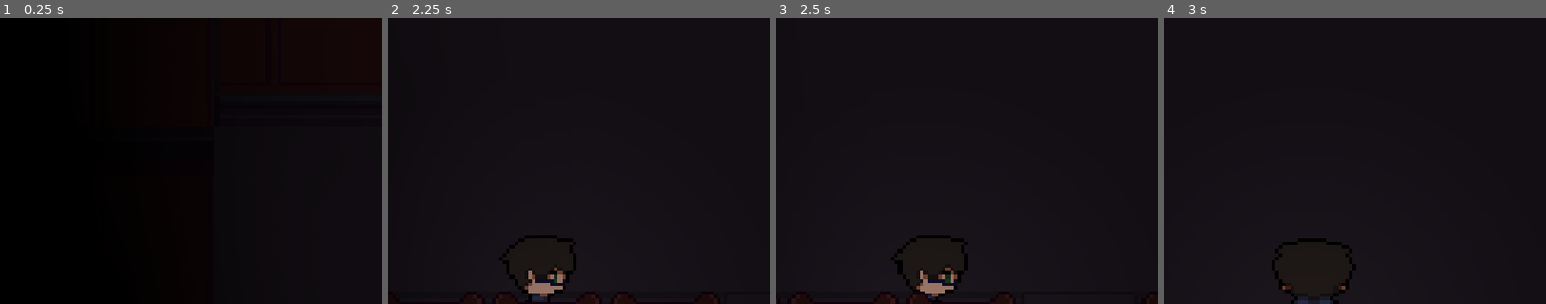
Above: before the commit, frames 1-4 (left to right).
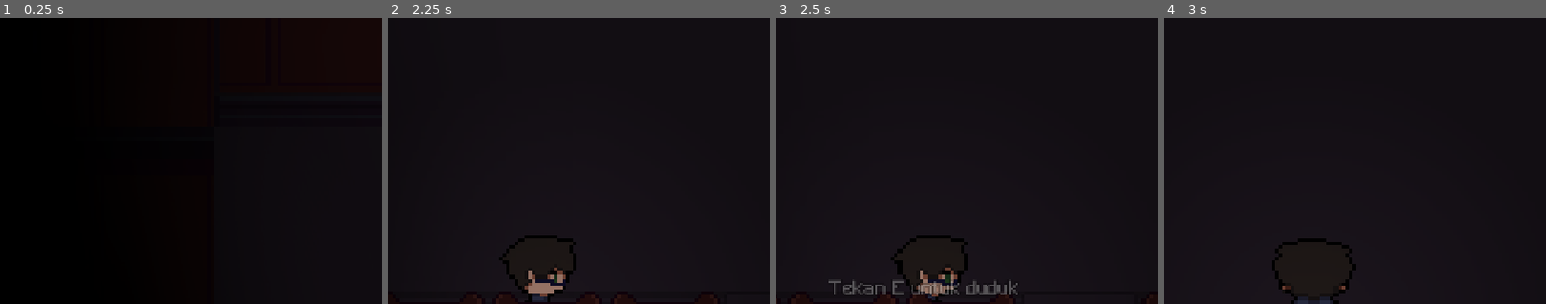
Above: after the commit, the same moments.

Repository: ameegalluvia/Undergo-GIMJAM-WALUH
Game: Godot game, scene res://Scene/ruangan/studio/studio_2_bioskop.tscn
The game is run twice, just before and just after one commit, with the same random seed, the same clock (stepped at 60 frames per second) and the same inputs. This scene is started directly instead of the project's main scene. Sound files missing from this copy of the repository are replaced by a short silence.
Inputs (mouse positions are % of the whole screen's width and height, from its top left):
- Up to frame 1 (0.25 s): no input
- Up to frame 2 (2.25 s): tap Enter (ui_accept) at 0.5, 0.77, 1.52 s; move the mouse to (72, 45) at 0.52 s; hold D (move_right) 0.53-1.28 s; hold E (interaksi) 0.53-1.28 s; click (72, 45) at 0.67 s; move the mouse to (30, 55) at 1.27 s; hold S (move_down) 1.28-2.03 s; tap F (pakai_item) at 1.35 s; move the mouse to (60, 28) at 2.02 s; hold D (move_right) from 2.03 s (still down); tap 1 at 2.1 s
- Up to frame 3 (2.5 s): keep holding D (move_right)
- Up to frame 4 (3 s): move the mouse to (45, 70) at 2.77 s; release D (move_right) at 2.78 s; hold W (move_up) from 2.78 s (still down); tap 2 at 2.85 s; click (45, 70) at 2.92 s
The pictures show only the part of the screen within x 31-81%, y 2-52%; the shares and areas given below are measured in that part.

Frames 1-2 are identical in both runs. In frame 3, 0.9% of the frame differs, in the area x 13-64%, y 91-97%; in frame 4, nothing differs.

Commit message:
Feat(Act1-memori1)

Diff:
--- a/Data/Cutscene/Obathilang.tres
+++ b/Data/Cutscene/Obathilang.tres
@@ -3,23 +3,26 @@
 [ext_resource type="Script" uid="uid://co8fvnpi56sa1" path="res://Script/cutscene/dialog_line.gd" id="1_mbhs3"]
 [ext_resource type="Texture2D" uid="uid://chgp80mdnaqf4" path="res://assets/sprites/Johan/FaceSprite_Johan.png" id="2_87nxb"]
 [ext_resource type="Script" uid="uid://jaqjwslj07c8" path="res://Script/cutscene/cutscene_data.gd" id="2_v4uo1"]
+[ext_resource type="Texture2D" uid="uid://b2mp80hlirlix" path="res://assets/sprites/Johan/Johan_Takut.png" id="3_87nxb"]
 
 [sub_resource type="Resource" id="Resource_u3dlb"]
 script = ExtResource("1_mbhs3")
 teks = "Johan berhenti mendadak"
+potret = ExtResource("2_87nxb")
 metadata/_custom_type_script = "uid://co8fvnpi56sa1"
 
 [sub_resource type="Resource" id="Resource_jc486"]
 script = ExtResource("1_mbhs3")
 nama = "Johan"
 teks = "Eh, Tunggu.... Obat-obatku mana ya?"
+potret = ExtResource("3_87nxb")
 metadata/_custom_type_script = "uid://co8fvnpi56sa1"
 
 [sub_resource type="Resource" id="Resource_k71r7"]
 script = ExtResource("1_mbhs3")
 nama = "Johan"
 teks = "Celaka, aku bisa dimarahin pak tua itu kalau dia tau aku ngilangin obat-obatku. kira-kira dimana ya..."
-potret = ExtResource("2_87nxb")
+potret = ExtResource("3_87nxb")
 metadata/_custom_type_script = "uid://co8fvnpi56sa1"
 
 [resource]
--- a/Data/Cutscene/act1_part1after.tres
+++ b/Data/Cutscene/act1_part1after.tres
@@ -1,8 +1,17 @@
 [gd_resource type="Resource" script_class="CutsceneData" format=3 uid="uid://cwpqb7kvejct0"]
 
 [ext_resource type="Script" uid="uid://co8fvnpi56sa1" path="res://Script/cutscene/dialog_line.gd" id="1_4do17"]
+[ext_resource type="Texture2D" uid="uid://b2mp80hlirlix" path="res://assets/sprites/Johan/Johan_Takut.png" id="2_4c0r6"]
 [ext_resource type="Script" uid="uid://jaqjwslj07c8" path="res://Script/cutscene/cutscene_data.gd" id="2_etvoj"]
+
+[sub_resource type="Resource" id="Resource_ks60e"]
+script = ExtResource("1_4do17")
+nama = "Johan"
+teks = "Film apa ini, kok singkat? tapi rasanya sangat nyata, seakan aku masuk ke filmnya, mengganggu banget. Membuatku teringat dulu aku pernah menggambar kakak, ibu, dan pak tua itu sebelum ibu menyuruh aku untuk kembali ke kamar"
+potret = ExtResource("2_4c0r6")
+metadata/_custom_type_script = "uid://co8fvnpi56sa1"
 
 [resource]
 script = ExtResource("2_etvoj")
+dialog = Array[ExtResource("1_4do17")]([SubResource("Resource_ks60e")])
 metadata/_custom_type_script = "uid://jaqjwslj07c8"
--- a/Data/Cutscene/act1_part1bayangan.tres
+++ b/Data/Cutscene/act1_part1bayangan.tres
@@ -5,12 +5,18 @@
 [ext_resource type="Script" uid="uid://jaqjwslj07c8" path="res://Script/cutscene/cutscene_data.gd" id="2_nr85v"]
 [ext_resource type="Texture2D" uid="uid://b2mp80hlirlix" path="res://assets/sprites/Johan/Johan_Takut.png" id="3_umd3w"]
 
+[sub_resource type="Resource" id="Resource_ys0aj"]
+script = ExtResource("1_2mka6")
+teks = "......."
+aksi = "bayangan_masuk_studio"
+tunggu_aksi = true
+metadata/_custom_type_script = "uid://co8fvnpi56sa1"
+
 [sub_resource type="Resource" id="Resource_j4hre"]
 script = ExtResource("1_2mka6")
 nama = "Johan"
 teks = "Ah, Itu dia! Hey! Mas! WOEY! "
 potret = ExtResource("2_j4hre")
-aksi = "bayangan_masuk"
 metadata/_custom_type_script = "uid://co8fvnpi56sa1"
 
 [sub_resource type="Resource" id="Resource_umd3w"]
@@ -22,5 +28,5 @@
 
 [resource]
 script = ExtResource("2_nr85v")
-dialog = Array[ExtResource("1_2mka6")]([SubResource("Resource_j4hre"), SubResource("Resource_umd3w")])
+dialog = Array[ExtResource("1_2mka6")]([SubResource("Resource_ys0aj"), SubResource("Resource_j4hre"), SubResource("Resource_umd3w")])
 metadata/_custom_type_script = "uid://jaqjwslj07c8"
--- a/Data/Cutscene/memori1.tres
+++ b/Data/Cutscene/memori1.tres
@@ -53,7 +53,46 @@
 teks = "Hehe, terimakasih bu"
 metadata/_custom_type_script = "uid://co8fvnpi56sa1"
 
+[sub_resource type="Resource" id="Resource_uyg6l"]
+script = ExtResource("1_ecq1f")
+nama = "Ibu"
+teks = "Oh..."
+metadata/_custom_type_script = "uid://co8fvnpi56sa1"
+
+[sub_resource type="Resource" id="Resource_bmvf0"]
+script = ExtResource("1_ecq1f")
+nama = "Ibu"
+teks = "Sayang, kamu bisa lanjut gambarnya di kamar kamu, ngga?"
+metadata/_custom_type_script = "uid://co8fvnpi56sa1"
+
+[sub_resource type="Resource" id="Resource_1yek6"]
+script = ExtResource("1_ecq1f")
+nama = "Anak"
+teks = "Baik, ibu."
+metadata/_custom_type_script = "uid://co8fvnpi56sa1"
+
+[sub_resource type="Resource" id="Resource_2hot5"]
+script = ExtResource("1_ecq1f")
+metadata/_custom_type_script = "uid://co8fvnpi56sa1"
+
+[sub_resource type="Resource" id="Resource_edbd2"]
+script = ExtResource("1_ecq1f")
+teks = "BRAK"
+metadata/_custom_type_script = "uid://co8fvnpi56sa1"
+
+[sub_resource type="Resource" id="Resource_jtqx6"]
+script = ExtResource("1_ecq1f")
+nama = "Ibu"
+teks = "JANGAN!! Biarkan dia sendirian!!"
+metadata/_custom_type_script = "uid://co8fvnpi56sa1"
+
+[sub_resource type="Resource" id="Resource_234fc"]
+script = ExtResource("1_ecq1f")
+teks = "And now it's hard to be"
+metadata/_custom_type_script = "uid://co8fvnpi56sa1"
+
 [resource]
 script = ExtResource("4_w1uux")
-dialog = Array[ExtResource("1_ecq1f")]([SubResource("Resourc …(188 unchanged characters)… 18vob"), SubResource("Resource_la2g8"), null, null])
+dialog = Array[ExtResource("1_ecq1f")]([SubResource("Resourc …(188 unchanged characters)… 18vob"), SubResource("Resource_la2g8"), SubResource("Resource_uyg6l"), SubResource("Resource_bmvf0"), SubResource("Resource_1yek6"), SubResource("Resource_2hot5"), SubResource("Resource_edbd2"), SubResource("Resource_jtqx6"), SubResource("Resource_234fc")])
+scene_berikutnya = "uid://b5uy1057ya182"
 metadata/_custom_type_script = "uid://jaqjwslj07c8"
--- a/Data/Cutscene/scene4_bayangan.tres
+++ b/Data/Cutscene/scene4_bayangan.tres
@@ -1,12 +1,15 @@
 [gd_resource type="Resource" script_class="CutsceneData" format=3 uid="uid://j7pt0sbj4top"]
 
 [ext_resource type="Script" uid="uid://co8fvnpi56sa1" path="res://Script/cutscene/dialog_line.gd" id="1_d45o4"]
+[ext_resource type="Texture2D" uid="uid://chgp80mdnaqf4" path="res://assets/sprites/Johan/FaceSprite_Johan.png" id="2_herck"]
 [ext_resource type="Script" uid="uid://jaqjwslj07c8" path="res://Script/cutscene/cutscene_data.gd" id="2_uj406"]
+[ext_resource type="Texture2D" uid="uid://b2mp80hlirlix" path="res://assets/sprites/Johan/Johan_Takut.png" id="3_wxbj8"]
 
 [sub_resource type="Resource" id="Resource_numnl"]
 script = ExtResource("1_d45o4")
 nama = "Johan"
 teks = "Seinget aku.."
+potret = ExtResource("2_herck")
 aksi = "bayangan_lewat"
 metadata/_custom_type_script = "uid://co8fvnpi56sa1"
 
@@ -14,18 +17,21 @@
 script = ExtResource("1_d45o4")
 nama = "Johan"
 teks = "HEYY!!"
+potret = ExtResource("3_wxbj8")
 metadata/_custom_type_script = "uid://co8fvnpi56sa1"
 
 [sub_resource type="Resource" id="Resource_n3h3r"]
 script = ExtResource("1_d45o4")
 nama = "Johan"
 teks = "...."
+potret = ExtResource("3_wxbj8")
 metadata/_custom_type_script = "uid://co8fvnpi56sa1"
 
 [sub_resource type="Resource" id="Resource_pqhe1"]
 script = ExtResource("1_d45o4")
 nama = "Johan"
 teks = "Petunjuk Mungkin?"
+potret = ExtResource("3_wxbj8")
 metadata/_custom_type_script = "uid://co8fvnpi56sa1"
 
 [resource]
--- a/Scene/ruangan/kamarmandi/kamarmandi1/kamarmandi1_cowo_bioskop.tscn
+++ b/Scene/ruangan/kamarmandi/kamarmandi1/kamarmandi1_cowo_bioskop.tscn
@@ -4535,6 +4535,7 @@
 position = Vector2(897, 1336)
 script = ExtResource("5_t2qb3")
 scene_tujuan = "uid://we4jxnq6woy0"
+id_titik_tujuan = &"dari_kamarmandi1_cowo_bioskop"
 
 [node name="CollisionShape2D" type="CollisionShape2D" parent="PintuLorongBioskop/PintuKeLorongBioskop" unique_id=160971205]
 position = Vector2(-5, -42)
--- a/Scene/ruangan/studio/studio_2_bioskop.tscn
+++ b/Scene/ruangan/studio/studio_2_bioskop.tscn
@@ -8,7 +8,7 @@
 [ext_resource type="Script" uid="uid://bug83yu1mgi08" path="res://Script/pintu/pintu.gd" id="5_i6g1j"]
 [ext_resource type="AudioStream" uid="uid://d1crvapkeb8gf" path="res://assets/audio/sfx/door_open.wav" id="6_l4koj"]
 [ext_resource type="Script" uid="uid://cv8l1fyc7bg06" path="res://Script/pintu/titik_spawn.gd" id="7_vbdxa"]
-[ext_resource type="Script" uid="uid://bb5tm6cg757ng" path="res://Scene/ruangan/studio/kursi.gd" id="9_jqnfd"]
+[ext_resource type="Script" uid="uid://bb5tm6cg757ng" path="res://Script/kursi.gd" id="9_jqnfd"]
 [ext_resource type="PackedScene" uid="uid://5n0lcd827cor" path="res://Scene/sistem/dialog_overlay.tscn" id="10_3bitd"]
 
 [sub_resource type="TileSetAtlasSource" id="TileSetAtlasSource_ogtug"]
@@ -5157,6 +5157,8 @@
 [sub_resource type="RectangleShape2D" id="RectangleShape2D_bmien"]
 size = Vector2(11, 121)
 
+[sub_resource type="RectangleShape2D" id="RectangleShape2D_c508m"]
+
 [node name="Studio2Bioskop" type="Node2D" unique_id=117035991]
 script = ExtResource("1_mv1g8")
 
@@ -5226,7 +5228,7 @@
 shape = SubResource("RectangleShape2D_bmien")
 
 [node name="TitikDariLobbyBioskop" type="Marker2D" parent="PintuLorongBioskop" unique_id=1415063017]
-position = Vector2(918, 1417)
+position = Vector2(958, 1419)
 script = ExtResource("7_vbdxa")
 id_titik = &"dari_lorong_bioskop"
 
@@ -5237,4 +5239,7 @@
 position = Vector2(16, 44)
 script = ExtResource("9_jqnfd")
 
+[node name="CollisionShape2D" type="CollisionShape2D" parent="kursi" unique_id=696099550]
+shape = SubResource("RectangleShape2D_c508m")
+
 [node name="DialogOverlay" parent="." unique_id=1344829994 instance=ExtResource("10_3bitd")]
--- a/Script/lorong_bioskop.gd
+++ b/Script/lorong_bioskop.gd
@@ -5,16 +5,18 @@
 @onready var bayangan_mulai: Marker2D = $BayanganMulai
 @onready var bayangan_akhir: Marker2D = $BayanganAkhir
 @onready var bayangan_masuk1: Marker2D = $BayanganMasuk1
-@onready var bayangan_masuk2: Marker2D = $BayanganMasuk2
+@onready var bayangan_studio: Marker2D = $BayanganMasuk2         # ACT 1: pintu studio baru
 
 @onready var area_sadar: Area2D = $AreaSadar
 @onready var area_pintu_keluar: Area2D = $Pintu/PintuLobbyBioskop/PintuKeLobbyBioskop
 @onready var area_bayangan: Area2D = $AreaBayangan
+@onready var area_bayangan2: Area2D = $AreaBayangan2              # ACT 1: pemicu "Ah, itu dia!"
 
 @onready var pintu_lobby = $Pintu/PintuLobbyBioskop/PintuKeLobbyBioskop
 @onready var pintu_studio5 = $Pintu/PintuStudio/PintuStudio1/PintuKeStudio1
 @onready var pintu_km = $Pintu/PintuKamarMandi/Kamarmandi1/PintuKamarmandi1Cowo/PintuKeKamamandi1Cowo
 @onready var pintu_keluar = $Pintu/PintuLobbyBioskop/PintuKeLobbyBioskop
+@onready var pintu_studio_baru = $Pintu/PintuStudio/PintuStudio2/PintuKeStudio2             # ACT 1
 
 @onready var gelap: CanvasModulate = $Shaders   # visible = gelap, hidden = terang
 @onready var senter: PointLight2D = $Player/Senter
@@ -23,6 +25,10 @@
 
 func _ready() -> void:
 	super()
+	GameProgress.tahap = GameProgress.Tahap.ACT1_MULAI
+	for f in ["cs_lobby","cs_teater","cs_pulang","cs_obat_hilang","cs_ketemu","cs_listrik","cs_bayangan","listrik_mati"]:
+		GameProgress.set_flag(f)
+	SanityManager.aktifkan()
 	_atur_pintu()
 	_atur_cahaya()
 	_mulai_adegan()
@@ -41,7 +47,7 @@
 	var t: int = GameProgress.tahap
 	var T = GameProgress.Tahap
 
-	# Balik ke lobby: selalu terkunci di Act 0
+	# Balik ke lobby: selalu terkunci
 	pintu_lobby.terkunci = true
 	pintu_lobby.pesan_terkunci = "Johan: Aku harus menuju ke teater 1"
 
@@ -55,13 +61,17 @@
 	pintu_km.terkunci = t < T.TEATER
 	pintu_km.pesan_terkunci = "Bukan tujuanku sekarang."
 
-	# Pintu keluar: terkunci sepanjang Act 0
+	# Pintu keluar: terkunci sepanjang Act 0 dan Act 1 awal
 	pintu_keluar.terkunci = true
 	if t < T.TERKUNCI:
 		pintu_keluar.pesan_terkunci = "Aku harus menemukan obatku dulu."
 	else:
 		pintu_keluar.pesan_terkunci = "Kekunci..."
 
+	# ACT 1: studio baru terbuka setelah bayangan masuk ke sana
+	pintu_studio_baru.terkunci = t < T.ACT1_STUDIO
+	pintu_studio_baru.pesan_terkunci = "Bukan tujuanku sekarang."
+
 	# Pintu lain (studio 1-4, ruangan lain): masukkan ke grup lewat Inspector
 	for p in get_tree().get_nodes_in_group("pintu_terkunci_act0"):
 		p.terkunci = true
@@ -77,6 +87,10 @@
 	area_sadar.monitoring = false
 	area_pintu_keluar.body_entered.connect(_on_area_pintu_keluar)
 	area_pintu_keluar.monitoring = false
+	area_bayangan.body_entered.connect(_on_area_bayangan)
+	area_bayangan.monitoring = false
+	area_bayangan2.body_entered.connect(_on_area_bayangan2)
+	area_bayangan2.monitoring = false
 
 	# Scene 3: Johan di depan kamar mandi, bilang mau pulang
 	if t == T.TEATER and not GameProgress.ambil_flag("cs_obat_hilang"):
@@ -88,22 +102,22 @@
 			johan.last_dir = "down"
 			johan.main_diam()
 			await get_tree().create_timer(0.5).timeout
-			mainkan_sekali("cs_pulang", preload("res://Data/Cutscene/Adegan3.tres"))
+			mainkan_sekali("cs_pulang", preload("res://Data/Cutscene/scene3_pulang.tres"))
 
 	# Scene 4: obat sudah ketemu, pemain menuju pintu keluar
-	elif t == T.TERKUNCI and not GameProgress.ambil_flag("cs_listrik"):
-		area_pintu_keluar.monitoring = true
-
-	# Continue setelah listrik mati tapi sebelum bayangan
-	area_bayangan.body_entered.connect(_on_area_bayangan)
-	area_bayangan.monitoring = false
-	if t == T.TERKUNCI and GameProgress.ambil_flag("cs_listrik") and not GameProgress.ambil_flag("cs_bayangan"):
-		area_bayangan.monitoring = true
-
-	if t == T.ACT1_MULAI and not GameProgress.ambil_flag("cs_act1_mulai"):
-		_kunci_pemain(true)
-		mainkan_sekali("cs_act1_mulai", preload("res://Data/Cutscene/act1_part1awal.tres"))
-
+	elif t == T.TERKUNCI:
+		if not GameProgress.ambil_flag("cs_listrik"):
+			area_pintu_keluar.monitoring = true
+		elif not GameProgress.ambil_flag("cs_bayangan"):
+			area_bayangan.monitoring = true   # Continue setelah listrik mati
+
+	# ACT 1: Johan mencari orang tadi
+	elif t == T.ACT1_MULAI:
+		if not GameProgress.ambil_flag("cs_act1_mulai"):
+			_kunci_pemain(true)
+			mainkan_sekali("cs_act1_mulai", preload("res://Data/Cutscene/act1_part1awal.tres"))
+		elif not GameProgress.ambil_flag("cs_act1_bayangan"):
+			area_bayangan2.monitoring = true   # Continue
 
 
 # ---------- Pemicu ----------
@@ -114,7 +128,7 @@
 		return
 	area_sadar.set_deferred("monitoring", false)
 	_kunci_pemain(true)
-	mainkan_sekali("cs_obat_hilang", preload("res://Data/Cutscene/obathilang.tres"))
+	mainkan_sekali("cs_obat_hilang", preload("res://Data/Cutscene/Obathilang.tres"))
 
 
 func _on_area_pintu_keluar(body: Node) -> void:
@@ -126,6 +140,7 @@
 	_kunci_pemain(true)
 	mainkan_sekali("cs_listrik", preload("res://Data/Cutscene/scene4_listrik.tres"))
 
+
 func _on_area_bayangan(body: Node) -> void:
 	if not body.is_in_group("player"):
 		return
@@ -134,6 +149,17 @@
 	area_bayangan.set_deferred("monitoring", false)
 	_kunci_pemain(true)
 	mainkan_sekali("cs_bayangan", preload("res://Data/Cutscene/scene4_bayangan.tres"))
+
+
+func _on_area_bayangan2(body: Node) -> void:   # ACT 1
+	if not body.is_in_group("player"):
+		return
+	if GameProgress.ambil_flag("cs_act1_bayangan"):
+		return
+	area_bayangan2.set_deferred("monitoring", false)
+	_kunci_pemain(true)
+	mainkan_sekali("cs_act1_bayangan", preload("res://Data/Cutscene/act1_part1bayangan.tres"))
+
 
 # ---------- Setelah dialog selesai ----------
 func selesai_cutscene() -> void:
@@ -154,25 +180,33 @@
 		SaveManager.simpan_scene(scene_file_path)
 		return
 
-	# Setelah Scene 4: Act 0 selesai
-		# Setelah bagian 1 Scene 4: pemain bebas, pemicu bayangan aktif
+	# Setelah bagian 1 Scene 4: pemain bebas, pemicu bayangan aktif
 	if GameProgress.ambil_flag("cs_listrik") and not GameProgress.ambil_flag("cs_bayangan"):
 		area_bayangan.set_deferred("monitoring", true)
 		return
 
-	# Setelah bagian 2: Act 0 selesai
+	# Setelah bagian 2 Scene 4: Act 0 selesai, Act 1 dimulai
 	if GameProgress.ambil_flag("cs_bayangan") and GameProgress.tahap == T.TERKUNCI:
-		GameProgress.tahap = T.ACT0_SELESAI
+		GameProgress.tahap = T.ACT1_MULAI                 # ACT 1
+		SanityManager.reset()
+		SanityManager.aktifkan()                          # bar muncul, drain mulai
 		SaveManager.simpan_scene(scene_file_path)
 		_kunci_pemain(true)
-		await _fade(1.0, 1.5)
-		print("Act 0 Ends")
-		GameProgress.tahap = T.ACT1_MULAI
-		SanityManager.reset()
-		SanityManager.aktifkan()          # bar muncul, drain mulai
+		await _fade(1.0, 1.5)                             # "Act 0 Ends"
+		await _fade(0.0, 1.0)
+		mainkan_sekali("cs_act1_mulai", preload("res://Data/Cutscene/act1_part1awal.tres"))
+		return
+
+	# ACT 1: setelah "Kemana perginya orang itu?", pemain bebas mencari
+	if GameProgress.ambil_flag("cs_act1_mulai") and not GameProgress.ambil_flag("cs_act1_bayangan"):
+		area_bayangan2.set_deferred("monitoring", true)
+		return
+
+	# ACT 1: setelah bayangan masuk studio, buka pintu studio baru
+	if GameProgress.ambil_flag("cs_act1_bayangan") and GameProgress.tahap == T.ACT1_MULAI:
+		GameProgress.tahap = T.ACT1_STUDIO
+		pintu_studio_baru.terkunci = false
 		SaveManager.simpan_scene(scene_file_path)
-		_kunci_pemain(false)
-		await _fade(0.0, 1.0)
 
 
 # ---------- Aksi dari dialog ----------
@@ -199,35 +233,25 @@
 			senter.enabled = true
 
 		"bayangan_lewat":
-			var awal: Vector2 = bayangan_mulai.global_position
-			var tujuan: Vector2 = bayangan_akhir.global_position
-			bayangan.global_position = awal
-			bayangan.visible = true
-			var arah := tujuan - awal
-			var sisi := "right" if arah.x > 0 else "left"
-			if abs(arah.y) > abs(arah.x):
-				sisi = "down" if arah.y > 0 else "up"
-			if bayangan.sprite_frames.has_animation("walk_" + sisi):
-				bayangan.play("walk_" + sisi)
-			var tw := create_tween()
-			tw.tween_property(bayangan, "global_position", tujuan, arah.length() / 90.0)
-			await tw.finished
-			bayangan.visible = false
-
-		"bayangan_masuk":
-			var awal: Vector2 = bayangan_masuk1.global_position
-			var tujuan: Vector2 = bayangan_masuk2.global_position
-			bayangan.global_position = awal
-			bayangan.visible = true
-			var arah := tujuan - awal
-			var sisi := "right" if arah.x > 0 else "left"
-			if abs(arah.y) > abs(arah.x):
-				sisi = "down" if arah.y > 0 else "up"
-			if bayangan.sprite_frames.has_animation("walk_" + sisi):
-				bayangan.play("walk_" + sisi)
-			var tw := create_tween()
-			tw.tween_property(bayangan, "global_position", tujuan, arah.length() / 90.0)
-			await tw.finished
-			bayangan.visible = false
+			await _gerak_bayangan(bayangan_mulai.global_position, bayangan_akhir.global_position)
+
+		"bayangan_masuk_studio":   # ACT 1
+			await _gerak_bayangan(bayangan_masuk1.global_position, bayangan_studio.global_position)
 
 	overlay.aksi_selesai()
+
+
+# ---------- Bantu: bayangan berjalan dari titik ke titik ----------
+func _gerak_bayangan(awal: Vector2, tujuan: Vector2) -> void:
+	bayangan.global_position = awal
+	bayangan.visible = true
+	var arah := tujuan - awal
+	var sisi := "right" if arah.x > 0 else "left"
+	if abs(arah.y) > abs(arah.x):
+		sisi = "down" if arah.y > 0 else "up"
+	if bayangan.sprite_frames.has_animation("walk_" + sisi):
+		bayangan.play("walk_" + sisi)
+	var tw := create_tween()
+	tw.tween_property(bayangan, "global_position", tujuan, arah.length() / 90.0)
+	await tw.finished
+	bayangan.visible = false
--- a/Script/sanity/sanity_manager.gd
+++ b/Script/sanity/sanity_manager.gd
@@ -14,10 +14,16 @@
 var nilai := MAKS
 var state := State.HIJAU
 var aktif := false   # false = Act 0, sistem mati total
+var dijeda := false
 
+func jeda_drain() -> void:
+	dijeda = true
+
+func lanjut_drain() -> void:
+	dijeda = false
 
 func _process(delta: float) -> void:
-	if aktif and not get_tree().paused:
+	if aktif and not dijeda and not get_tree().paused:
 		ubah(-DRAIN_PER_MENIT / 60.0 * delta)
 
 
Not shown, changed: Scene/ruangan/lorong_bioskop.tscn
Renamed: Scene/ruangan/studio/kursi.gd -> Script/kursi.gd
Renamed: Scene/ruangan/studio/kursi.gd.uid -> Script/kursi.gd.uid
Binary file added: assets/Gambar/Memori1_4.png
Not shown, added: assets/Gambar/Memori1_4.png.import
Binary file added: assets/Gambar/Memori1_5.png
Not shown, added: assets/Gambar/Memori1_5.png.import
Binary file added: assets/Gambar/Memori1_6.png
Not shown, added: assets/Gambar/Memori1_6.png.import
